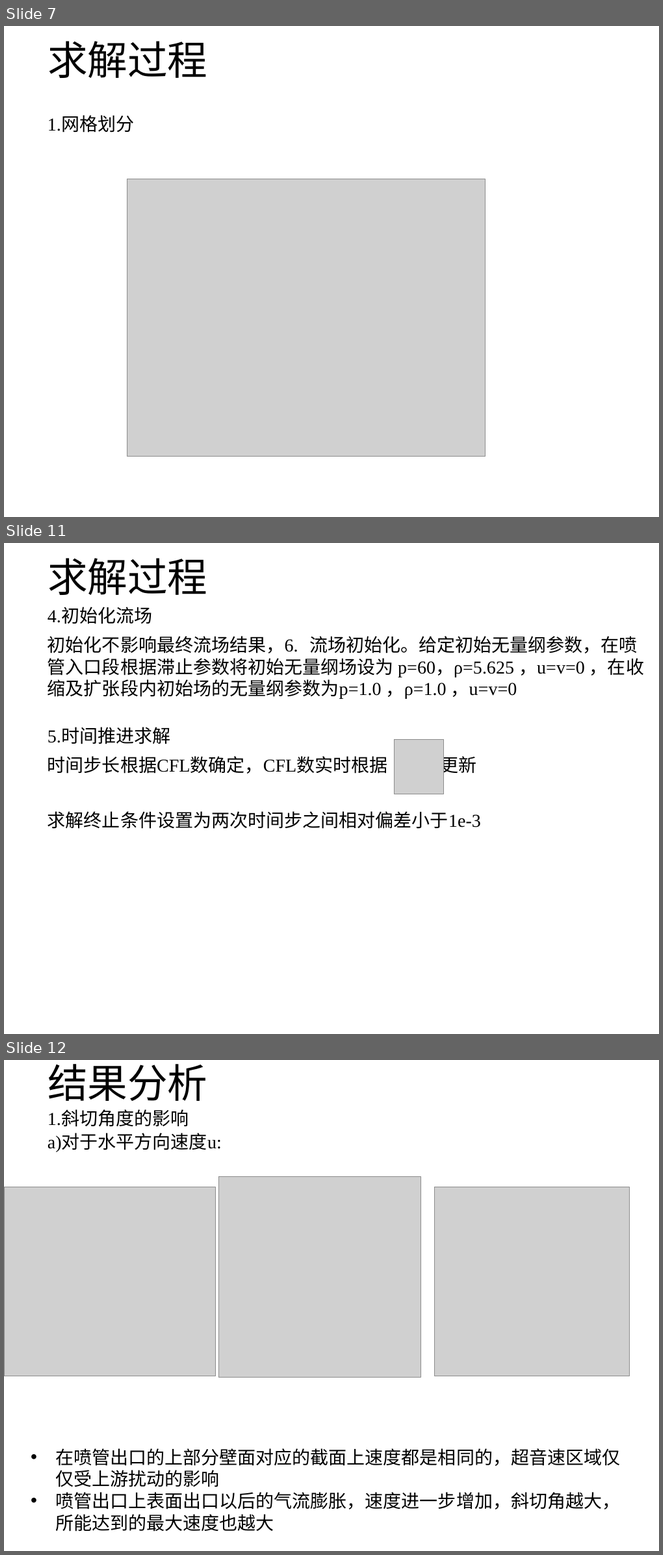
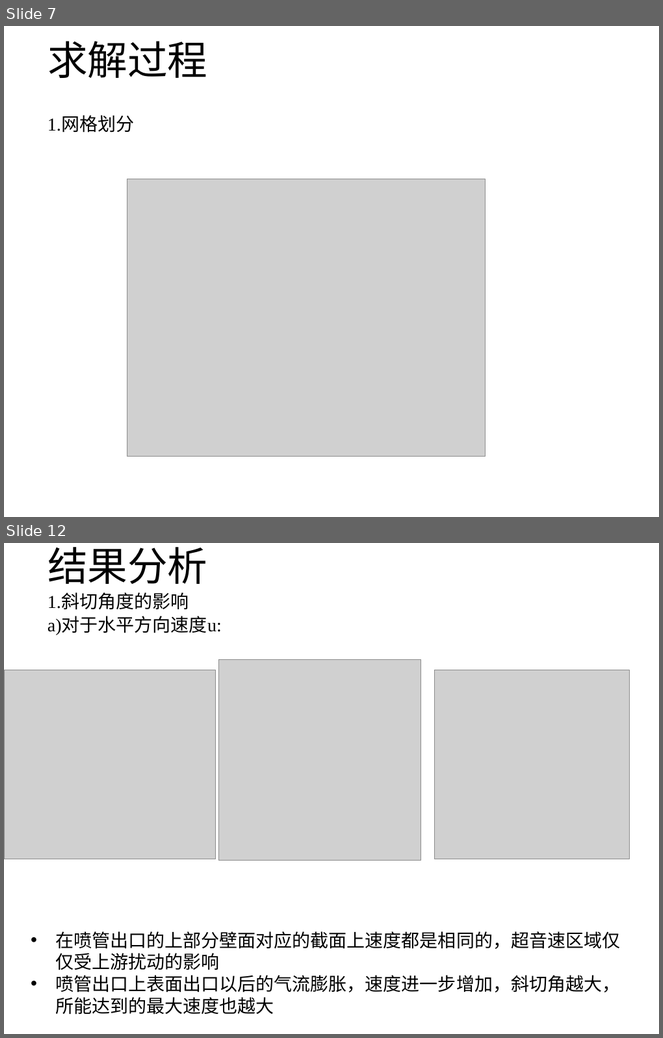
Before and after one commit to hohiroki/homework, a slide deck: NO6/NO6.pptx. Shown one above the other, each under a label of ours: slides 7, 11 and 12 before the commit, slides 7 and 12 after it; the slides between them are not shown. The pictures are 663x1555 and 663x1038 pixels, drawn with LibreOffice and Linux fonts; fonts in the diff are those of the drawing; grey boxes stand for pictures. Boxes give left, top, right and bottom in pixels: in the first picture for what was removed or moved away, otherwise in the second. Text is boxed around its words. In the diff, an @@ line names an element or a change of style, - is before the commit and + after.

```diff
--- a/NO6/NO6.pptx
+++ b/NO6/NO6.pptx
@@ slide 11 removed at [4, 543, 659, 1034], background #FFFFFF @@
@@ title removed at [48, 558, 207, 595] @@
-求解过程
@@ text removed at [48, 609, 152, 624] @@
-4.初始化流场
@@ text removed at [48, 636, 644, 699] @@
-初始化不影响最终流场结果，6. 流场初始化。给定初始无量纲参数，在喷管入口段根据滞止参数将初始无量纲场设为 p=60，ρ=5.625 ，u=v=0 ，在收缩及扩张段内初始场的无量纲参数为p=1.0 ，ρ=1.0 ，u=v=0
@@ text removed at [48, 728, 170, 745] @@
-5.时间推进求解
@@ text removed at [48, 754, 477, 777] @@
-时间步长根据CFL数确定，CFL数实时根据 更新
@@ picture removed at [395, 740, 444, 795] @@
@@ text removed at [48, 811, 481, 829] @@
-求解终止条件设置为两次时间步之间相对偏差小于1e-3
```
Also in this commit, not shown: 4 slides changed, 1 slide added, 1 other file.
